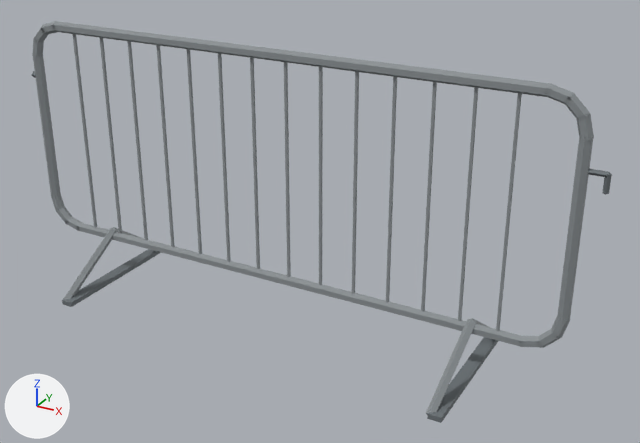
Two versions of the Blender file assets/source/environment/backstage-v1/out/lwf_crowd_barrier_v1.blend, one commit apart.
Both versions are drawn from a camera (50 mm lens) standing at (1.69, -2.69, 1.83) and looking at (0.19, 0.04, 0.47). The lights are fixed; the arrows at lower left show +X, +Y and +Z. The older version comes first.

Objects in the first picture: 'LWF_CrowdBarrier'.
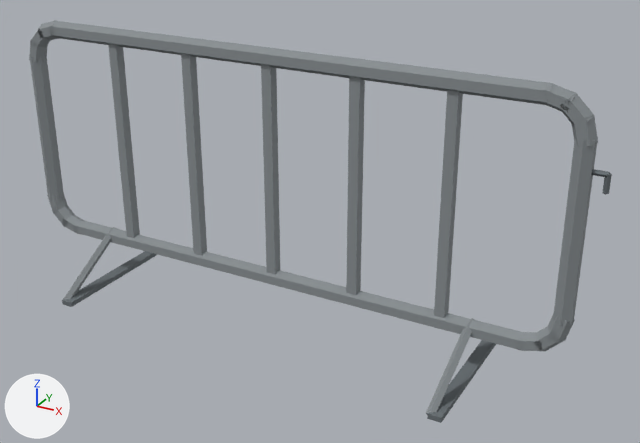
Diff of the bpy script that builds the scene:
```diff
--- a/assets/source/environment/backstage-v1/out/lwf_crowd_barrier_v1.blend.py
+++ b/assets/source/environment/backstage-v1/out/lwf_crowd_barrier_v1.blend.py
@@ me_lwf_crowdbarrier @@
-me_lwf_crowdbarrier.from_pydata(...)  # 384 vertices, 270 faces; spans x -1.19..1.24, y -0.32..0.32, z -0.01..1.12
+me_lwf_crowdbarrier.from_pydata(...)  # 312 vertices, 216 faces; spans x -1.19..1.24, y -0.32..0.32, z -0.01..1.13
+# me_lwf_crowdbarrier part 1: a new loose piece, a box spanning x -0.735..-0.695, y -0.02..0.02, z 0.21..1.078, in mat_lwf_backstage_mattepalette (picture img_lwf_backstage_palette)
+# me_lwf_crowdbarrier part 2: the loose piece of 12 vertices spanning x 1.11..1.17, y -0.02..0.02, z 0.96..1.05 is scaled about its middle by (1.46, 1.64, 1.11), then moved by (0.0, 0.0, -0.01)
+# me_lwf_crowdbarrier part 3: the loose piece of 12 vertices spanning x -1.17..-1.11, y -0.02..0.02, z 0.96..1.05 is scaled about its middle by (1.46, 1.64, 1.11), then moved by (0.0, 0.0, -0.01)
+# me_lwf_crowdbarrier part 4: a new loose piece, a 6-sided cylinder along z spanning x -1.181..-1.119, y -0.036..0.036, z 0.319..0.969, in mat_lwf_backstage_mattepalette (picture img_lwf_backstage_palette)
+# me_lwf_crowdbarrier part 5: the loose piece of 12 vertices spanning x -1.17..-1.11, y -0.02..0.02, z 0.25..0.34 is scaled about its middle by (1.46, 1.64, 1.11)
+# me_lwf_crowdbarrier part 6: the loose piece of 12 vertices spanning x -1.15..-1.06, y -0.02..0.02, z 0.2..0.29 is scaled about its middle by (1.17, 1.64, 1.17)
+# me_lwf_crowdbarrier part 7: the loose piece of 12 vertices spanning x -1.1..-1.01, y -0.02..0.02, z 0.18..0.24 is scaled about its middle by (1.11, 1.64, 1.46)
+# me_lwf_crowdbarrier part 8: a new loose piece, a 6-sided cylinder along x spanning x -1.031..1.031, y -0.031..0.031, z 0.164..0.236, in mat_lwf_backstage_mattepalette (picture img_lwf_backstage_palette)
+# me_lwf_crowdbarrier part 9: the loose piece of 12 vertices spanning x 1.01..1.1, y -0.02..0.02, z 0.18..0.24 is scaled about its middle by (1.11, 1.64, 1.46)
+# me_lwf_crowdbarrier part 10: the loose piece of 12 vertices spanning x 1.06..1.15, y -0.02..0.02, z 0.2..0.29 is scaled about its middle by (1.17, 1.64, 1.17)
+# me_lwf_crowdbarrier part 11: the loose piece of 12 vertices spanning x 1.11..1.17, y -0.02..0.02, z 0.25..0.34 is scaled about its middle by (1.46, 1.64, 1.11)
+# me_lwf_crowdbarrier part 12: a new loose piece, a 6-sided cylinder along z spanning x 1.119..1.181, y -0.036..0.036, z 0.319..0.969, in mat_lwf_backstage_mattepalette (picture img_lwf_backstage_palette)
+# me_lwf_crowdbarrier part 13: a new loose piece, a box spanning x -0.377..-0.337, y -0.02..0.02, z 0.21..1.078, in mat_lwf_backstage_mattepalette (picture img_lwf_backstage_palette)
+# me_lwf_crowdbarrier part 14: a new loose piece, a box spanning x -0.02..0.02, y -0.02..0.02, z 0.21..1.078, in mat_lwf_backstage_mattepalette (picture img_lwf_backstage_palette)
+# me_lwf_crowdbarrier part 15: a new loose piece, a box spanning x 0.337..0.377, y -0.02..0.02, z 0.21..1.078, in mat_lwf_backstage_mattepalette (picture img_lwf_backstage_palette)
+# me_lwf_crowdbarrier part 16: a new loose piece, a box spanning x 0.695..0.735, y -0.02..0.02, z 0.21..1.078, in mat_lwf_backstage_mattepalette (picture img_lwf_backstage_palette)
+# me_lwf_crowdbarrier part 17: 17 loose pieces with 148 vertices, spanning x -1.17..1.17, y -0.02..0.02, z 0.18..1.09, are deleted
+# me_lwf_crowdbarrier part 18: 4 vertices moved within x -1.1..1.1, y 0.0, z 1.1; 54 vertices removed from x -1.15..1.15, y -0.02..0.02, z 1.01..1.12; 54 vertices added at x -1.17..1.17, y -0.03..0.03, z 0.99..1.13
 me_lwf_crowdbarrier.materials.append(mat_lwf_backstage_mattepalette)
```

Pixel boxes [x1, y1, x2, y2] of what changed, in the pictures (640 x 443 px; the box of a moved part takes in the faces that stretch with it):
'LWF_CrowdBarrier', reshaped
    before: [32, 21, 612, 423]
    after: [29, 20, 612, 423]
part 1 of me_lwf_crowdbarrier, added
    after: [108, 44, 140, 238]
part 2 of me_lwf_crowdbarrier, moved or reshaped
    before: [576, 113, 594, 141]
    after: [572, 115, 598, 147]
part 3 of me_lwf_crowdbarrier, moved or reshaped
    before: [32, 39, 44, 58]
    after: [29, 39, 48, 63]
part 4 of me_lwf_crowdbarrier, added
    after: [29, 55, 64, 200]
part 5 of me_lwf_crowdbarrier, moved or reshaped
    before: [51, 193, 65, 210]
    after: [47, 192, 67, 214]
part 6 of me_lwf_crowdbarrier, moved or reshaped
    before: [55, 207, 72, 223]
    after: [52, 205, 75, 227]
part 7 of me_lwf_crowdbarrier, moved or reshaped
    before: [65, 217, 82, 231]
    after: [63, 215, 85, 234]
part 8 of me_lwf_crowdbarrier, added
    after: [74, 220, 525, 351]
part 9 of me_lwf_crowdbarrier, moved or reshaped
    before: [519, 336, 542, 347]
    after: [516, 332, 545, 351]
part 10 of me_lwf_crowdbarrier, moved or reshaped
    before: [536, 329, 562, 348]
    after: [534, 326, 563, 351]
part 11 of me_lwf_crowdbarrier, moved or reshaped
    before: [551, 317, 570, 339]
    after: [548, 313, 575, 342]
part 12 of me_lwf_crowdbarrier, added
    after: [553, 137, 597, 325]
part 13 of me_lwf_crowdbarrier, added
    after: [181, 54, 207, 256]
part 14 of me_lwf_crowdbarrier, added
    after: [261, 65, 280, 274]
part 15 of me_lwf_crowdbarrier, added
    after: [346, 77, 365, 295]
part 16 of me_lwf_crowdbarrier, added
    after: [434, 90, 463, 318]
part 17 of me_lwf_crowdbarrier, deleted
    before: [32, 34, 593, 347]
part 18 of me_lwf_crowdbarrier, moved or reshaped
    before: [33, 21, 590, 121]
    after: [30, 20, 594, 128]
